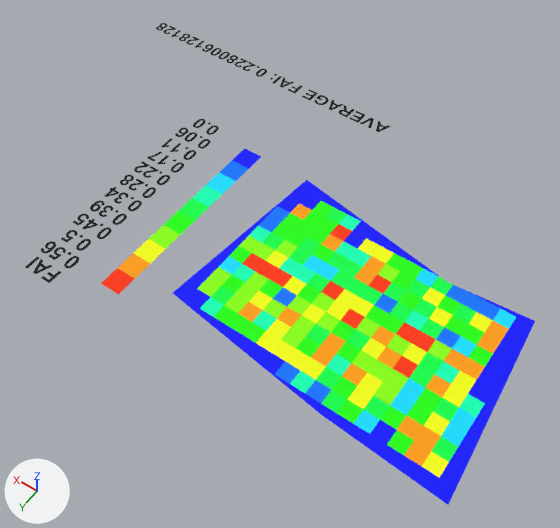
Two versions of the COLLADA model example_files/dae/example1_fai.dae, one commit apart.
Rendered twice from a 50 mm lens placed at (-1099.0, 2301.0, 3661.0), pointed at (644.0, -140.0, -175.0). The lights are fixed; the arrows at lower left show +X, +Y and +Z. Vertices at the same position are counted once.

Names of what the first picture shows: 'node0'.
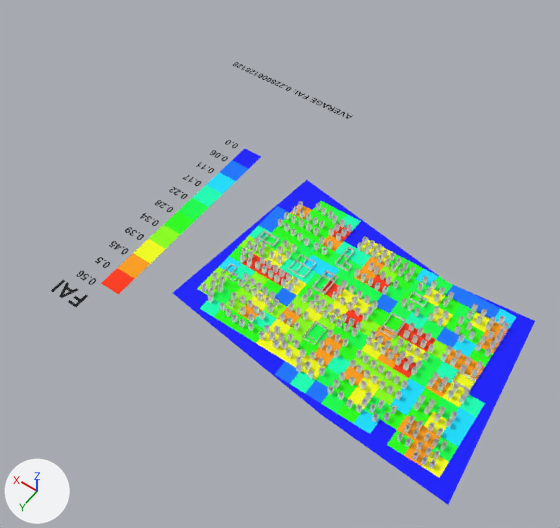
Scene script edits in JSON lines:
```json
{"op": "add", "block": "mat_mymaterial21", "code": ["mat_mymaterial21 = principled_material('mymaterial21')", "mat_mymaterial21.base_color = (1.0, 1.0, 1.0)  # white #ffffff", "mat_mymaterial21.roughness = 0.9"]}
{"block": "me_node0", "where": "# used by ob_node0; location = (0.0, 0.0, 0.0)"}
{"op": "remove", "block": "me_node0", "code": "me_node0.from_pydata(...)  # 5489 vertices, 5368 faces; spans x -949.0..2726.0, y -1462.0..874.0, z 0.0"}
{"op": "add", "block": "me_node0", "code": "me_node0.from_pydata(...)  # 8642 vertices, 7087 faces; spans x -949.0..1954.0, y -1403.0..908.0, z -3.0..48.0"}
{"block": "me_node0", "change": "me_node0 part 1: 66 loose pieces with 4750 vertices, spanning x 643.0..2726.0, y -1462.0..874.0, z 0.0, are deleted"}
{"block": "me_node0", "change": "me_node0 part 2: 3360 vertices added at x 1330.0..1536.0, y -705.0..908.0, z 0.0"}
{"block": "me_node0", "change": "me_node0 part 3: 3284 vertices added at x -799.0..820.0, y -537.0..589.0, z -3.0..48.0"}
{"block": "me_node0", "change": "me_node0 part 4: 430 vertices removed from x 1139.0..1948.0, y -1462.0..-1359.0, z 0.0; 1689 vertices added at x 912.0..1954.0, y -1403.0..-1352.0, z 0.0"}
{"op": "add", "block": "me_node0", "code": "me_node0.materials.append(mat_mymaterial21)  # white #ffffff"}
```

Where the change shows, as pixel boxes (x1, y1, x2, y2) in the pictures (560 x 528 px):
```json
{"object": "node0", "change": "reshaped", "before": [25, 23, 535, 505], "after": [51, 62, 535, 505], "on screen": "8% shorter"}
{"part": 1, "of": "me_node0", "change": "deleted", "before": [25, 23, 391, 283]}
{"part": 2, "of": "me_node0", "change": "added", "after": [51, 140, 238, 307]}
{"part": 3, "of": "me_node0", "change": "added", "after": [201, 201, 509, 469]}
{"part": 4, "of": "me_node0", "change": "built on", "before": [234, 58, 329, 105], "after": [233, 62, 353, 119]}
```
